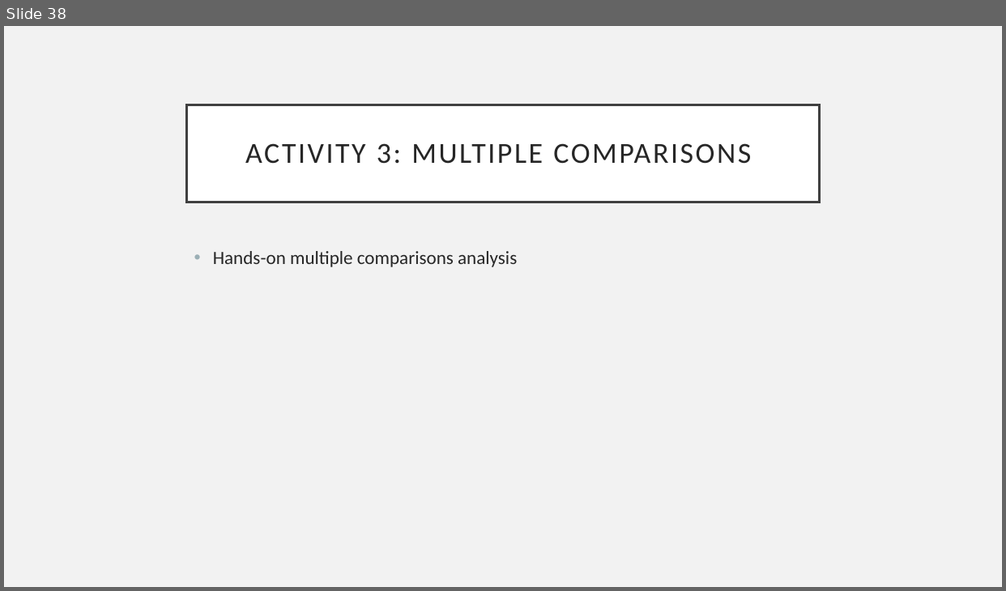
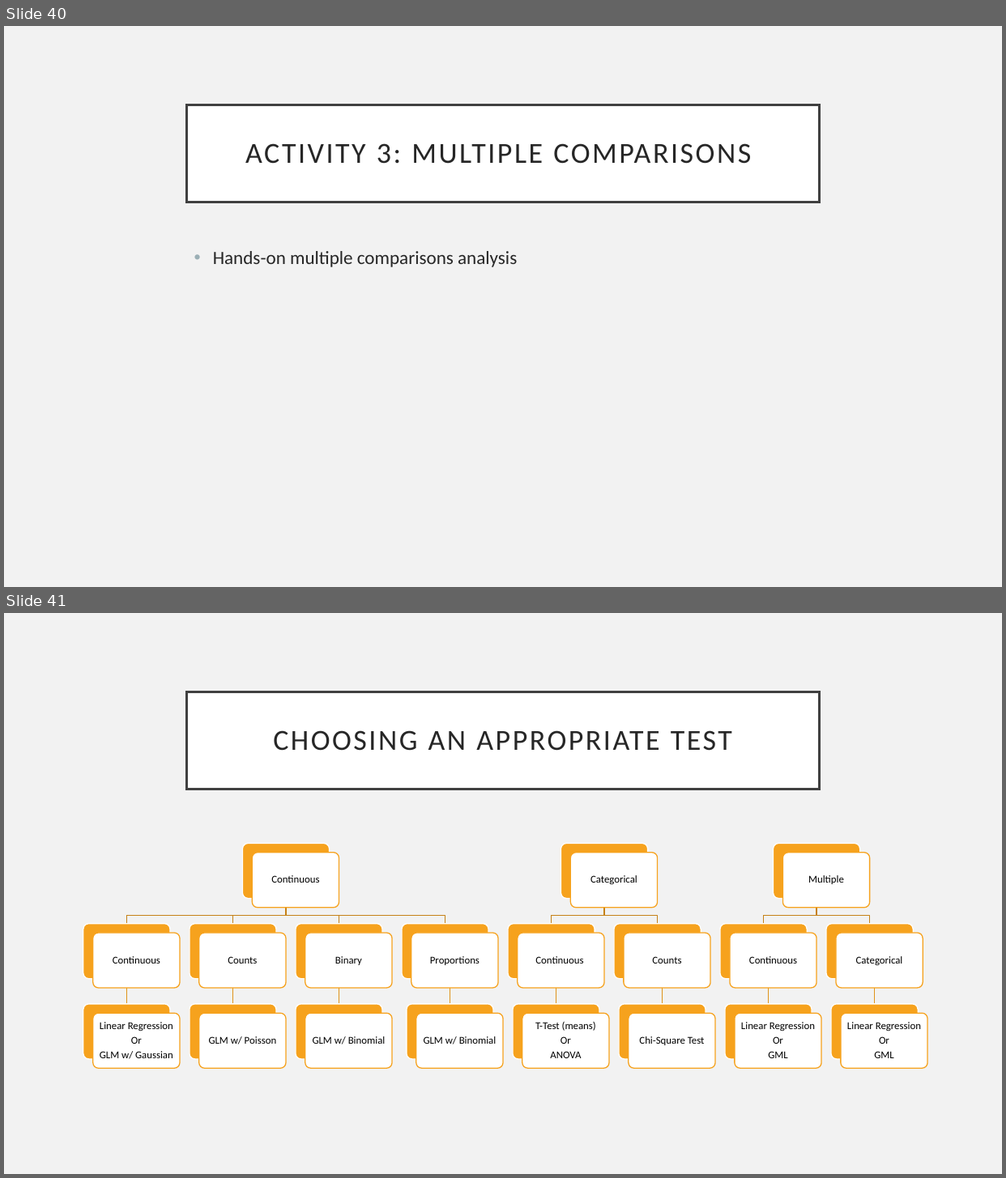
Before and after one commit to eholdmore/StatsForCompBio, a slide deck: Stats-for-Comp-Bio.pptx. Shown one above the other, each under a label of ours: slide 38 before the commit, slides 40 and 41 after it. The pictures are 1006x591 and 1006x1178 pixels, drawn with LibreOffice and Linux fonts; fonts in the diff are those of the drawing. Boxes give left, top, right and bottom in pixels: in the first picture for what was removed or moved away, otherwise in the second. Text is boxed around its words. In the diff, an @@ line names an element or a change of style, - is before the commit and + after.

```diff
--- a/Stats-for-Comp-Bio.pptx
+++ b/Stats-for-Comp-Bio.pptx
@@ slide 41 added at bbox=[4, 613, 1002, 1174], background #F2F2F2 @@
@@ title added at bbox=[187, 692, 819, 789], fill #FFFFFF, outline #404040 2.5 pt, 28 pt, text #262626 @@
+CHOOSING AN APPROPRIATE TEST
@@ group added at bbox=[83, 844, 928, 1069]: 35 freeform shapes, 19 rounded rectangles @@
+Continuous
+Continuous
+Linear Regression
+Or
+GLM w/ Gaussian
+Counts
+GLM w/ Poisson
+Binary
+GLM w/ Binomial
+Proportions
+Categorical
+Continuous
+Counts
+Multiple
+Continuous
+Categorical
+GLM w/ Binomial
+T-Test (means)
+Or
+ANOVA
+Chi-Square Test
+Linear Regression
+Or
+GML
+Linear Regression
+Or
+GML
@@ what was slide 38 is now slide 40 @@
```
Also in this commit, not shown: 12 slides changed, 3 other slides added, 2 other files.
